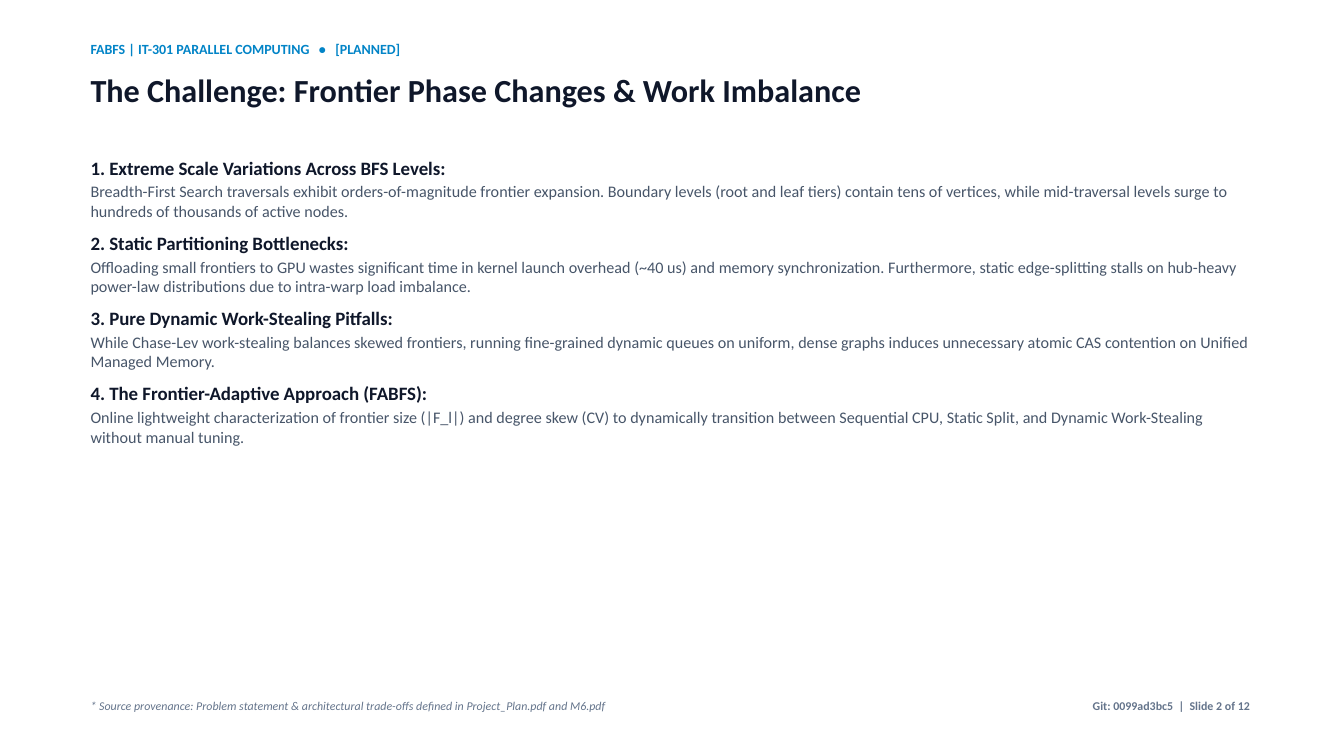
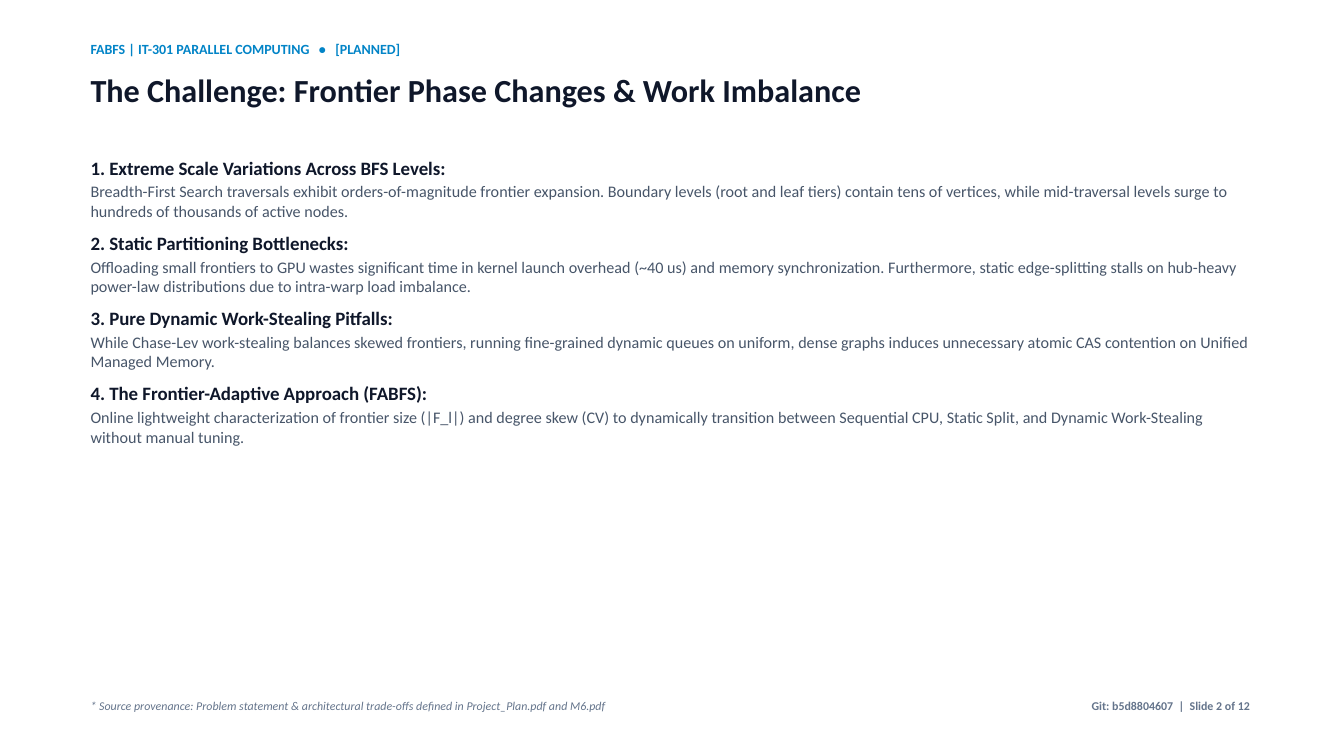
Before and after one commit to rniszn/parallel-computing-FABFS, a slide deck: slide 2 of presentation/FABFS.pptx. Drawn at 1344x756 pixels with LibreOffice and Linux fonts; fonts in the diff are those of the drawing. Boxes give left, top, right and bottom in pixels: in the first picture for what was removed or moved away, otherwise in the second. Text is boxed around its words. In the diff, an @@ line names an element or a change of style, - is before the commit and + after.

```diff
--- a/presentation/FABFS.pptx
+++ b/presentation/FABFS.pptx
@@ text at bbox=[1092, 701, 1250, 710]: text changed @@
-Git: 0099ad3bc5 | Slide 2 of 12
+Git: b5d8804607 | Slide 2 of 12
```
Also in this commit, not shown: 11 other slides changed, 45 other files.
